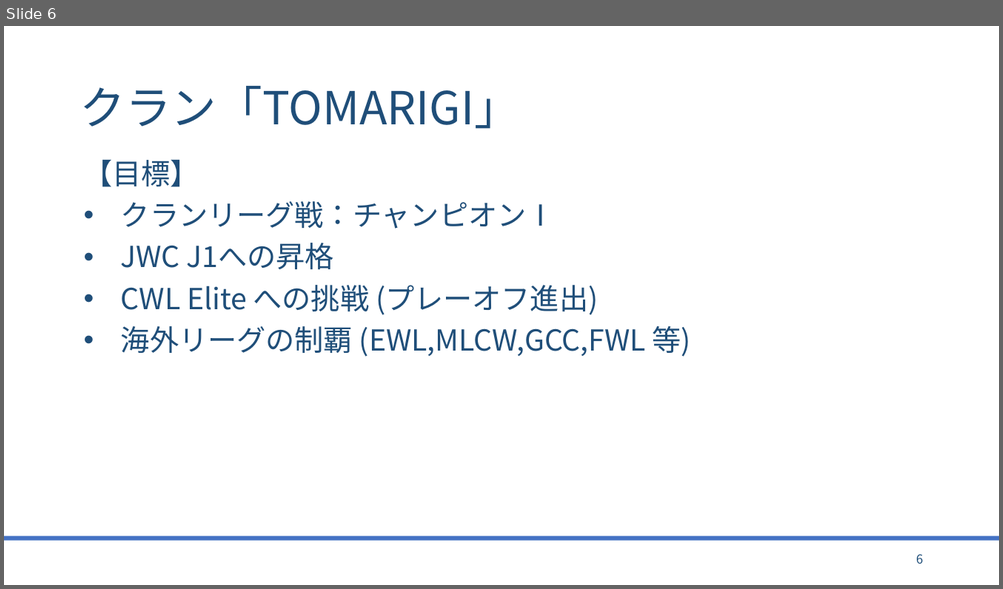
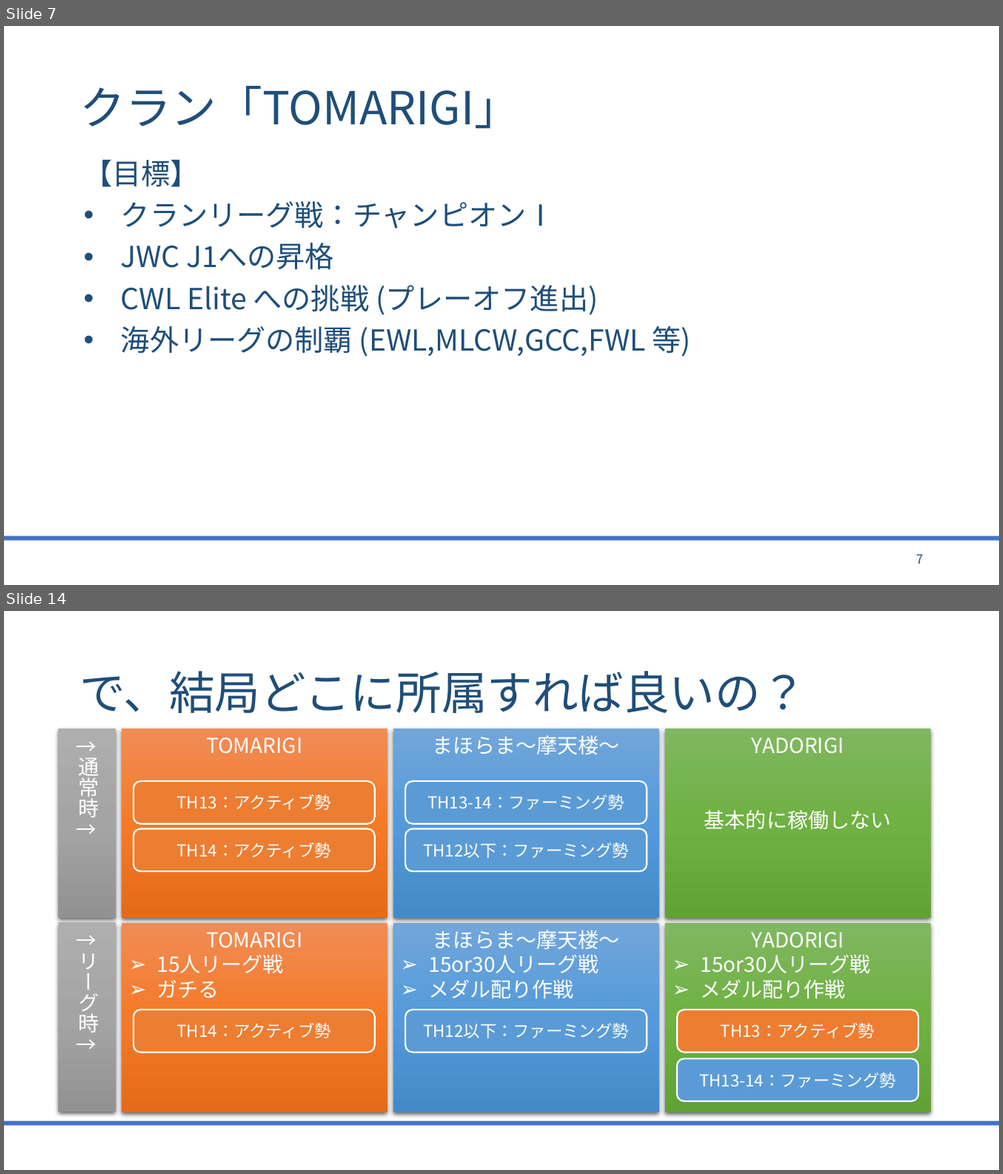
Before and after one commit to bigtreeCoC/documents, a slide deck: TOMARIGI.pptx. Shown one above the other, each under a label of ours: slide 6 before the commit, slides 7 and 14 after it; the slides between them are not shown. The pictures are 1003x589 and 1003x1174 pixels, drawn with LibreOffice and Linux fonts; fonts in the diff are those of the drawing. Boxes give left, top, right and bottom in pixels: in the first picture for what was removed or moved away, otherwise in the second. Text is boxed around its words. In the diff, an @@ line names an element or a change of style, - is before the commit and + after.

Commit message:
東方とまほらま(5版) TOMARIGIについて

```diff
--- a/TOMARIGI.pptx
+++ b/TOMARIGI.pptx
@@ slide 14 added at [4,611,999,1170], background #FFFFFF; not listed: 1 template element that a slide beside it also shows @@
@@ title added at [79,671,805,713], 44 pt, text #1F4E79 @@
+で、結局どこに所属すれば良いの？
@@ rectangle added at [59,729,116,917], fill gradient #AFAFAF to #A5A5A5 to #939393, 20 pt, text #FFFFFF @@
+↑通常時↑
@@ rectangle added at [122,729,387,917], fill gradient #F18C57 to #F67B28 to #E56C19, 20 pt, text #FFFFFF @@
+TOMARIGI
@@ rectangle added at [393,729,659,917], fill gradient #71A6DB to #559BDB to #448ACA, 20 pt, text #FFFFFF @@
+まほらま〜摩天楼〜
@@ rectangle added at [665,729,930,917], fill gradient #81B861 to #6FB242 to #62A336, 20 pt, text #FFFFFF @@
+YADORIGI
+基本的に稼働しない
@@ rounded rectangle added at [133,781,374,823], fill #ED7D31, outline #FFFFFF 1.5 pt, 16 pt, text #FFFFFF @@
+TH13：アクティブ勢
@@ rounded rectangle added at [405,781,646,823], fill #5B9BD5, outline #FFFFFF 1.5 pt, 16 pt, text #FFFFFF @@
+TH13-14：ファーミング勢
@@ rounded rectangle added at [133,829,374,871], fill #ED7D31, outline #FFFFFF 1.5 pt, 16 pt, text #FFFFFF @@
+TH14：アクティブ勢
@@ rounded rectangle added at [405,829,646,871], fill #5B9BD5, outline #FFFFFF 1.5 pt, 16 pt, text #FFFFFF @@
+TH12以下：ファーミング勢
@@ rectangle added at [59,923,116,1112], fill gradient #AFAFAF to #A5A5A5 to #939393, 20 pt, text #FFFFFF @@
+↑リーグ時↑
@@ rectangle added at [122,923,387,1113], fill gradient #F18C57 to #F67B28 to #E56C19, 20 pt, text #FFFFFF @@
+TOMARIGI
+➢ 15人リーグ戦
+➢ ガチる
@@ rectangle added at [393,923,659,1113], fill gradient #71A6DB to #559BDB to #448ACA, 20 pt, text #FFFFFF @@
+まほらま〜摩天楼〜
+➢ 15or30人リーグ戦
+➢ メダル配り作戦
@@ rectangle added at [665,923,930,1113], fill gradient #81B861 to #6FB242 to #62A336, 20 pt, text #FFFFFF @@
+YADORIGI
+➢ 15or30人リーグ戦
+➢ メダル配り作戦
@@ rounded rectangle added at [133,1010,374,1053], fill #ED7D31, outline #FFFFFF 1.5 pt, 16 pt, text #FFFFFF @@
+TH14：アクティブ勢
@@ rounded rectangle added at [405,1010,646,1053], fill #5B9BD5, outline #FFFFFF 1.5 pt, 16 pt, text #FFFFFF @@
+TH12以下：ファーミング勢
@@ rounded rectangle added at [677,1010,918,1053], fill #ED7D31, outline #FFFFFF 1.5 pt, 16 pt, text #FFFFFF @@
+TH13：アクティブ勢
@@ rounded rectangle added at [677,1059,918,1102], fill #5B9BD5, outline #FFFFFF 1.5 pt, 16 pt, text #FFFFFF @@
+TH13-14：ファーミング勢
@@ what was slide 6 is now slide 7 @@
@@ page number at [916,554,922,564]: text changed @@
-6
+7
```
Also in this commit, not shown: 11 slides changed, 8 other slides added, 2 slides removed, 3 other files.
